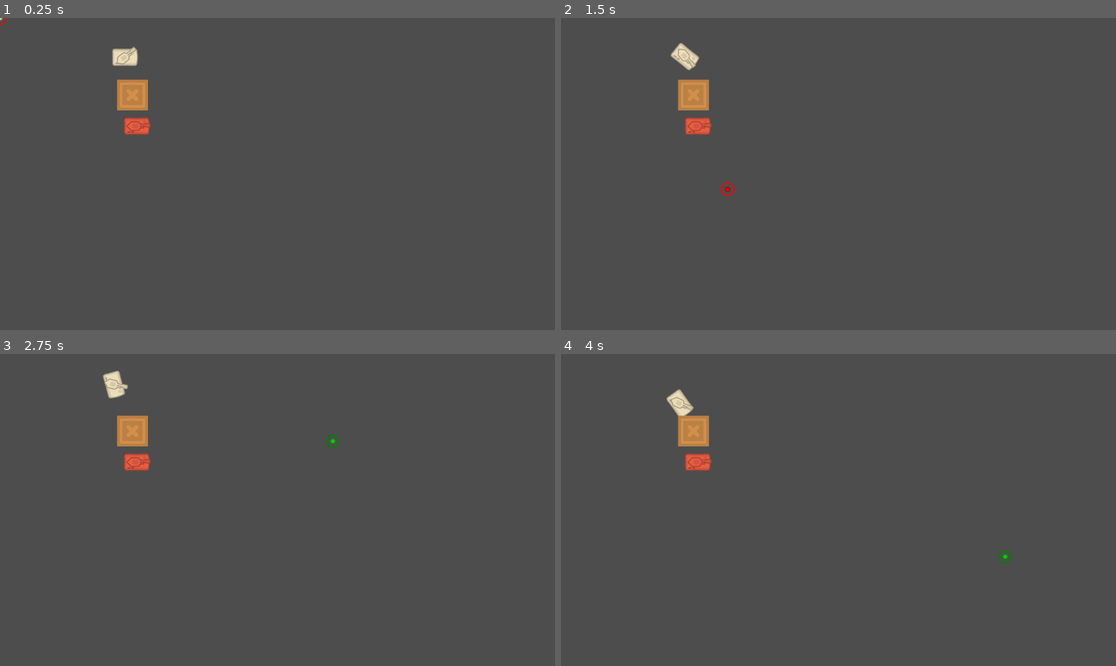
Above: before the commit, frames 1-4 (two rows, left to right).
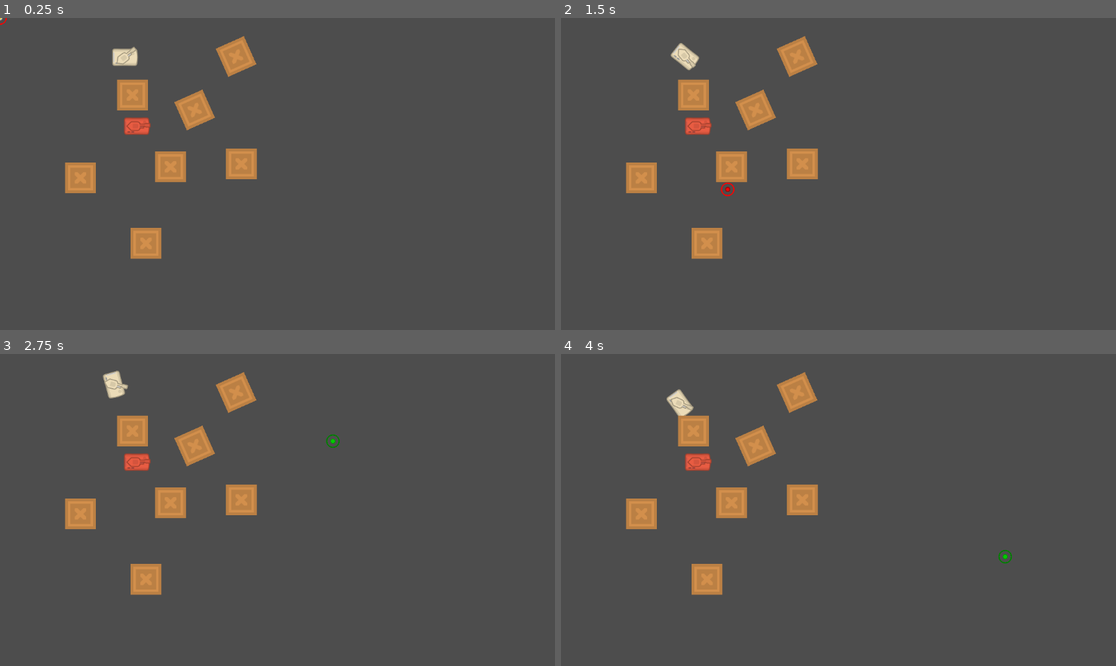
Above: after the commit, the same moments.

Repository: DStow/GodotTankGame
Game: Godot game, scene res://scenes/main.tscn
The game is run twice, just before and just after one commit, with the same random seed, the same clock (stepped at 60 frames per second) and the same inputs.
Inputs (mouse positions are in pixels of both pictures, inside the frame that each line leads up to):
- Up to frame 1 (0.25 s): no input
- Up to frame 2 (1.5 s): tap Enter at 0.5 s; move the mouse to (960, 158) at 0.52 s; hold D (turn_right) 0.53-1.28 s; click (960, 158) at 0.67 s; move the mouse to (727, 189) at 1.27 s; hold S (drive_reverse) from 1.28 s (still down); click (727, 189) at 1.42 s
- Up to frame 3 (2.75 s): move the mouse to (333, 441) at 2.02 s; release S (drive_reverse) at 2.03 s; hold D (turn_right) from 2.03 s (still down); click (333, 441) at 2.17 s
- Up to frame 4 (4 s): move the mouse to (810, 572) at 2.77 s; release D (turn_right) at 2.78 s; hold W (drive_forward) 2.78-3.53 s; click (810, 572) at 2.92 s; move the mouse to (1005, 556) at 3.52 s; hold A (turn_left) from 3.53 s (still down); click (1005, 556) at 3.67 s

The runs differ from the first frame. In frame 1, 3.3% of the frame differs, in the area x 11-47%, y 5-78%; in frame 2, 3.3%; in frame 3, 3.3%; in frame 4, 3.3%.

Commit message:
Enemy tank looks at last seen position

Diff:
--- a/scenes/main.tscn
+++ b/scenes/main.tscn
@@ -26,3 +26,23 @@
 
 [node name="Crate" parent="Environment" unique_id=1258489853 instance=ExtResource("5_tbgi4")]
 position = Vector2(275, 160)
+
+[node name="Crate2" parent="Environment" unique_id=317571626 instance=ExtResource("5_tbgi4")]
+position = Vector2(501, 303)
+
+[node name="Crate3" parent="Environment" unique_id=441839993 instance=ExtResource("5_tbgi4")]
+position = Vector2(167, 332)
+
+[node name="Crate4" parent="Environment" unique_id=1834427867 instance=ExtResource("5_tbgi4")]
+position = Vector2(303, 468)
+
+[node name="Crate5" parent="Environment" unique_id=310290209 instance=ExtResource("5_tbgi4")]
+position = Vector2(354, 309)
+
+[node name="Crate6" parent="Environment" unique_id=603886944 instance=ExtResource("5_tbgi4")]
+position = Vector2(490.00003, 80)
+rotation = -0.41949022
+
+[node name="Crate7" parent="Environment" unique_id=1349956567 instance=ExtResource("5_tbgi4")]
+position = Vector2(404.00003, 190.99997)
+rotation = -0.41949022
--- a/scripts/enemy_tank.gd
+++ b/scripts/enemy_tank.gd
@@ -3,7 +3,7 @@
 class_name EnemyTank
 
 @export var turn_speed: float = 0.9
-@export var turret_rotation_speed: float = 2.6
+@export var turret_rotation_speed: float = 1.4
 
 var forward_velocity: float = 0
 var acceleration: int = 100
@@ -14,6 +14,9 @@
 @onready var reload_component: ReloadComponent = $ReloadComponent
 @onready var health_component: HealthComponent = $HealthComponent
 @onready var enemy_targeting_component: EnemyTargetingComponent = $EnemyTargetingComponent
+@onready var turret: Sprite2D = $Turret
+
+var _player_last_seen: Vector2 = Vector2.ZERO
 
 # Called when the node enters the scene tree for the first time.
 func _ready() -> void:
@@ -23,15 +26,22 @@
 # Called every frame. 'delta' is the elapsed time since the previous frame.
 func _process(delta: float) -> void:
 	# Check if the player can be seen
-	handle_player_targetting()
+	handle_player_targetting(delta)
 
-func handle_player_targetting():
+func handle_player_targetting(delta: float):
 	var visible_player: Tank = enemy_targeting_component.target_player()
-	if visible_player == null:
-		return
+	if visible_player != null:
+		_player_last_seen = visible_player.global_position
 
 	print("Player tank found", visible_player)
 	# Turn to face the player
+	if _player_last_seen == Vector2.ZERO:
+		return
+
+	if(!is_turret_facing_desired(_player_last_seen)):
+		var required_rotation: float = get_turret_rotation_to_target(_player_last_seen)
+		required_rotation = clampf(required_rotation, turret_rotation_speed * -1 * delta, turret_rotation_speed * delta)
+		turret.rotation += required_rotation
 
 func _on_hitbox_area_entered(area: Area2D) -> void:
 	var parent: Node2D = area.get_parent()
@@ -42,3 +52,13 @@
 
 func _on_health_component_no_health() -> void:
 	queue_free()
+
+func is_turret_facing_desired(target: Vector2) -> bool:
+	var rotation_required: float = get_turret_rotation_to_target(target)
+	return abs(rotation_required) < 0.01
+
+func get_turret_rotation_to_target(target: Vector2) -> float:
+	var direction: Vector2 = (target - turret.global_position).normalized()
+	var current_rotation: float = turret.global_rotation
+	var change: float = direction.angle() - current_rotation
+	return wrapf(change, -PI, PI)
--- a/scripts/enemy_targeting_component.gd
+++ b/scripts/enemy_targeting_component.gd
@@ -1,6 +1,8 @@
 extends Node2D
 
 class_name EnemyTargetingComponent
+
+@export var targeting_range: float = 500
 
 var _player_tank: Tank = null
 var _papi: EnemyTank = null
@@ -23,7 +25,8 @@
 # Call this, if the tank can see the player tank,
 # it will return the player tank otherwise null
 func target_player() -> Tank:
-	_raycast.target_position = _raycast.to_local(_player_tank.global_position)
+	var to_player = _raycast.to_local(_player_tank.global_position)
+	_raycast.target_position = to_player.limit_length(targeting_range)
 	if _raycast.is_colliding():
 		if _raycast.get_collider() == _player_tank:
 			return _player_tank
--- a/scripts/tank.gd
+++ b/scripts/tank.gd
@@ -53,11 +53,9 @@
 
 	if(!is_turret_facing_desired()):
 		var required_rotation: float = get_turret_rotation_to_target(targetting_reticle.global_position)
-
 		var time_to_complete: float = snappedf(abs(required_rotation) / turret_rotation_speed, 0.1)
 		time_to_target.text = str(time_to_complete) + "s"
 		required_rotation = clampf(required_rotation, turret_rotation_speed * -1 * delta, turret_rotation_speed * delta)
-
 		turret.rotation += required_rotation
 
 	# Now check again after the rotation has been applied
